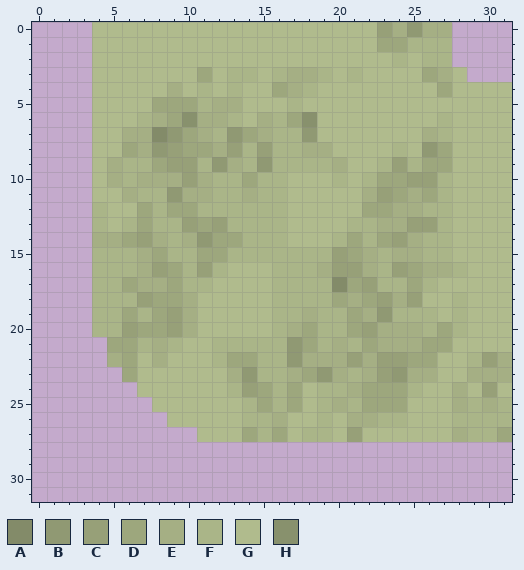
Two versions of one pixel-art sprite, Dido/DiDo/DiDo/Assets/Tiles/paths/turn/180.png. Above is the file before it was changed.
The file is 32x32 pixels. Colours within 5 levels of each other are drawn and written as one.
Palette (. is transparent): A #838b69  B #909973  C #97a078  D #9da77d  E #a5af84  F #aab588  G #b0bb8d  H #88916d
Pixels before, first column x 4:
 0 GGGGGGGGGGGGGGGGGGGCEBEE....
 1 GGGGGGGGGGGGGGGGGGGDDFFF....
 2 GGGGGGGGGGGGGGGGGGGGFGFF....
 3 GGGGGGGDGFFGFEEFGFGGGGDEG...
 4 GGGGGEGFGFGGDEFGGGGGGGGDGGGG
 5 GGGGDDDFEEGGGFGGGGGGGGGGGGGG
 6 GGGFEDHEEFGEFDHGGGGGGGGFGGGG
 7 GGEEABDEFBDEFFBGGGGGGGEFGGGG
 8 GGDEBCDDECFCFFEEGGGGFGBDGGGG
 9 GEFFDCCFBEFBFFFFEGGFCFDDGGGG
10 GEFEEECEFFDFFGGGFGFDDCCFGGGG
11 GGEFFBEEFFEFFGGGGGECDEDFGGGG
12 FGGDFDDFFFFFFGGGGGDDEEFFGGGG
13 FGFDFFCDCFFFFGGGGFFEECCFGGGG
14 EEDCEFEBDDFFFGGGFDFDCEFFGGGG
15 FFFEDFFDDFFFFFFFCDEFEEFFGGGG
16 FFFECDFCFGGGFFFECCEFCDEEFGGG
17 FFDEEDFFGGGGFFFFADCFFDFGGGGG
18 FFFCDDEGGGGGFFFFDEDCECGGFGGG
19 FFDFDCEGGGGGFFEFFDEBFFFGFGGG
20 FFCDDCEGGGGGFEDFFDCEEEFDFGGG
21 .DDFEFGGFFFFFBDFEFDEEEDDGGGG
22 .EDGEGGGFDDFFBEEECECCDDGGFCE
23 ..DGGGGGGEBFFEDBEFECBEEGGEEE
24 ...GGGGGGFCDFDGFFEDDDFGGEGCG
25 ....GGGGGGFDFDGFEFDDDGGGEFEF
26 .....GGGGGFFEGGFGEEFFGGGFFFF
27 .......GGGDFDGFFGCGGGGGGEFFD
New version:
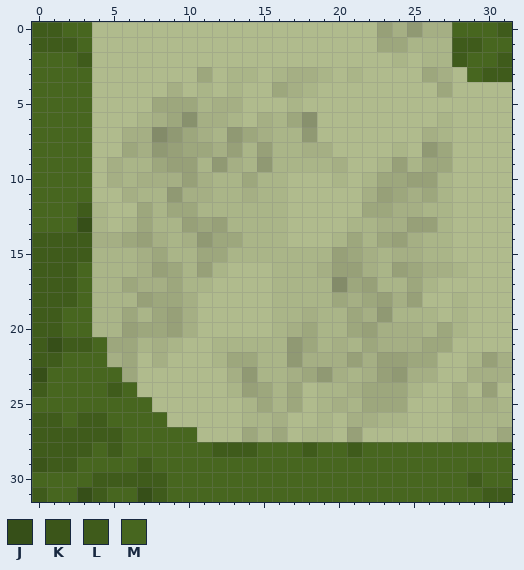
Colours new in this view: J #364f18  K #3b5519  L #3f5b1b  M #47661f
Edits made:
Changed rows in their new state; - is an unchanged pixel.
first column x 0:
 0 LLMM------------------------MMML
 1 LLLM------------------------LLMM
 2 MMML------------------------LMML
 3 MMMM-------------------------MLL
 4 MMMM----------------------------
 5 MMMM----------------------------
 6 MMMM----------------------------
 7 MMMM----------------------------
 8 MMMM----------------------------
 9 MMMM----------------------------
10 MMMM----------------------------
11 MMMM----------------------------
12 MMML----------------------------
13 MMMJ----------------------------
14 LLLL----------------------------
15 LLLL----------------------------
16 LLLM----------------------------
17 LLLM----------------------------
18 LLLM----------------------------
19 LLMM----------------------------
20 LLMM----------------------------
21 LJLLM---------------------------
22 LLMMM---------------------------
23 JMMMMM--------------------------
24 LMMMMLM-------------------------
25 MMMMMMMM------------------------
26 LLMLLMMMM-----------------------
27 LLLLLLMMMMM---------------------
28 LLLLMLMMMMMMLLLMMMLMMLMMMMMMMMMM
29 KLLMMMMLMMMMMMMMMMMMMMMMMMMMMMMM
30 MMMMLLLLLMMMMMMMMMMMMMMMMMMMMLMM
31 LMMJLMMJLMMMMMMMMMMMMMMMMMMMMMLL
Pixel boxes of the changes (left, top, right, bottom) in both pictures:
added: (32, 22, 512, 502)
